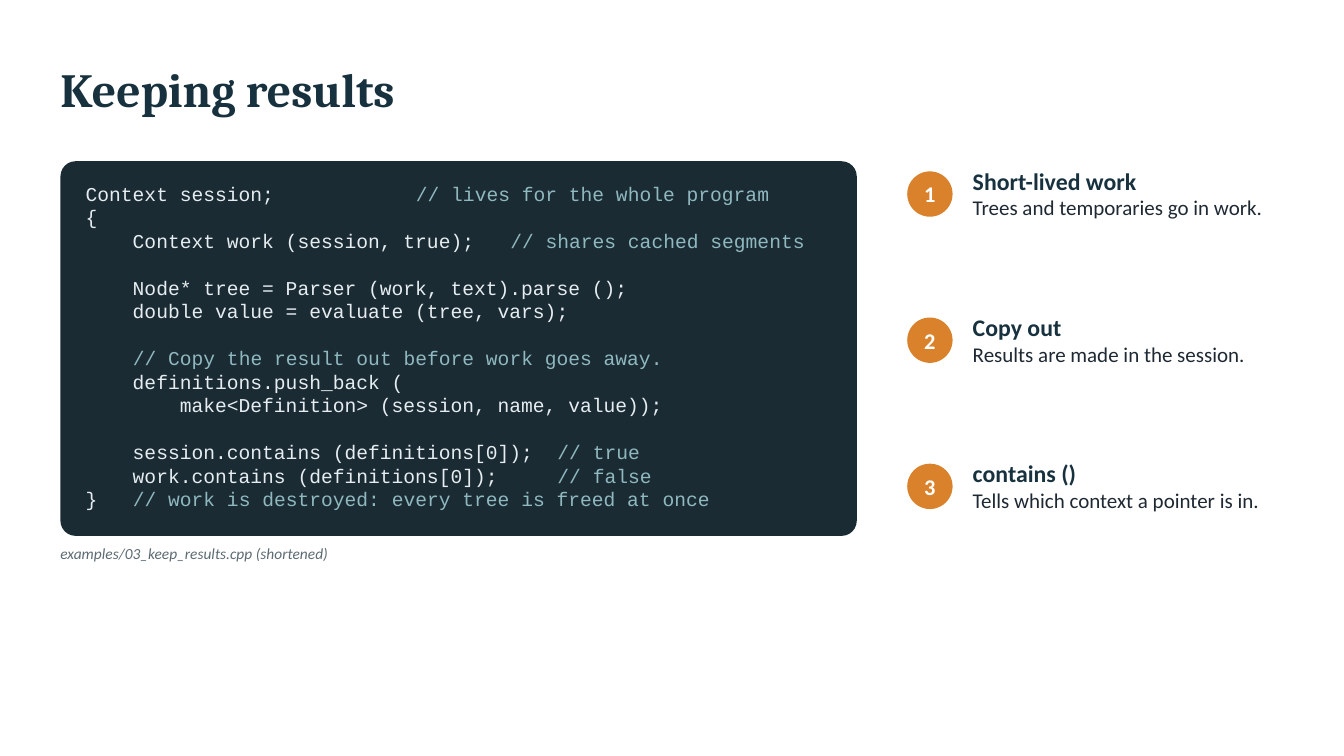
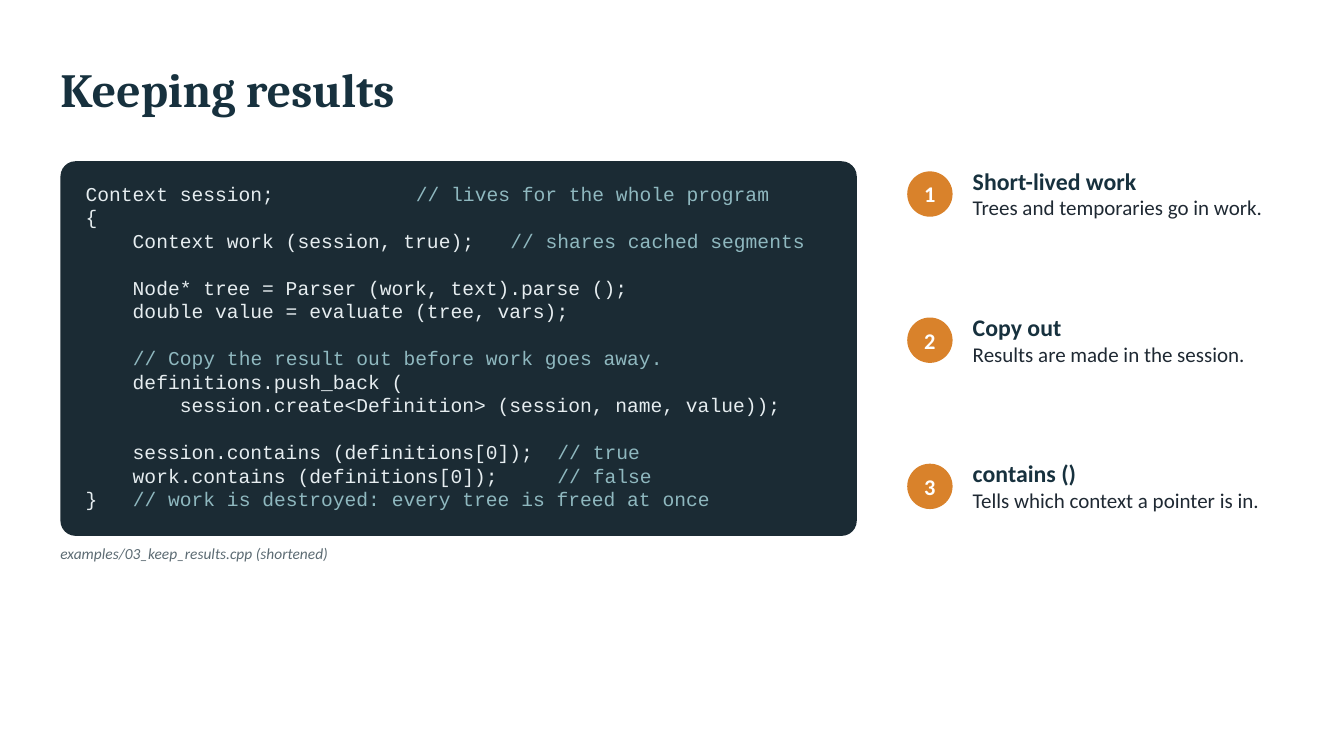
Before and after one commit to coconut2015/cookmem-tutorials, a slide deck: slide 8 of 02-complex-pointer-graphs/slides.pptx. Drawn at 1344x756 pixels with LibreOffice and Linux fonts; fonts in the diff are those of the drawing. Boxes give left, top, right and bottom in pixels: in the first picture for what was removed or moved away, otherwise in the second. Text is boxed around its words. In the diff, an @@ line names an element or a change of style, - is before the commit and + after.

```diff
--- a/02-complex-pointer-graphs/slides.pptx
+++ b/02-complex-pointer-graphs/slides.pptx
@@ text at [180,398,780,416]: text changed @@
-make<Definition> (session, name, value));
+session.create<Definition> (session, name, value));
```
Also in this commit, not shown: 3 other slides changed, 12 other files.
